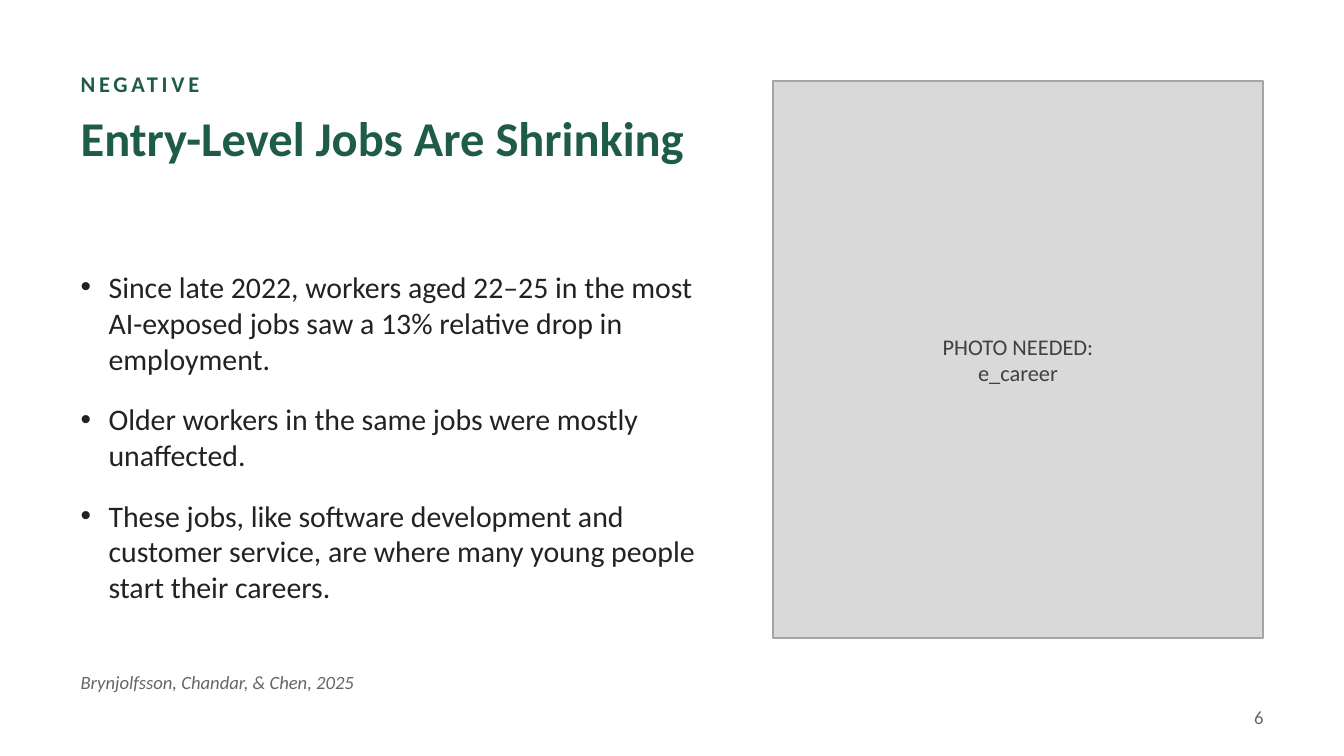
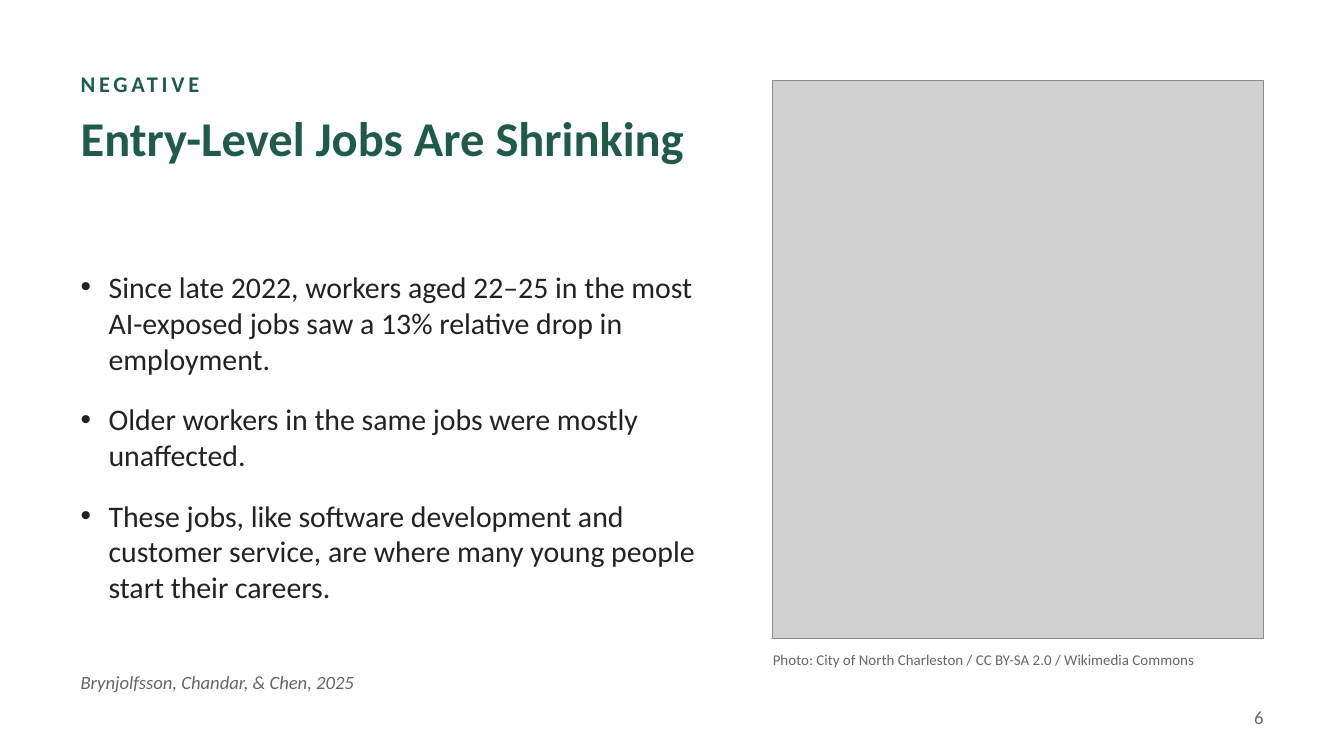
Before and after one commit to Hvdxx/academic-pptx-skill, a slide deck: slide 6 of presentations/AI_and_the_Economy.pptx. Drawn at 1344x756 pixels with LibreOffice and Linux fonts; fonts in the diff are those of the drawing; grey boxes stand for pictures. Boxes give left, top, right and bottom in pixels: in the first picture for what was removed or moved away, otherwise in the second. Text is boxed around its words. In the diff, an @@ line names an element or a change of style, - is before the commit and + after.

```diff
--- a/presentations/AI_and_the_Economy.pptx
+++ b/presentations/AI_and_the_Economy.pptx
@@ rectangle removed at (773,81,1263,638) @@
@@ picture added at (773,81,1263,638) @@
@@ text at (773,654,1193,667): text changed; size 12 to 8 pt; text colour #404040 to #666666 @@
-PHOTO NEEDED:
-e_career
+Photo: City of North Charleston / CC BY-SA 2.0 / Wikimedia Commons
```
Also in this commit, not shown: 4 other slides changed, 1 other file.
